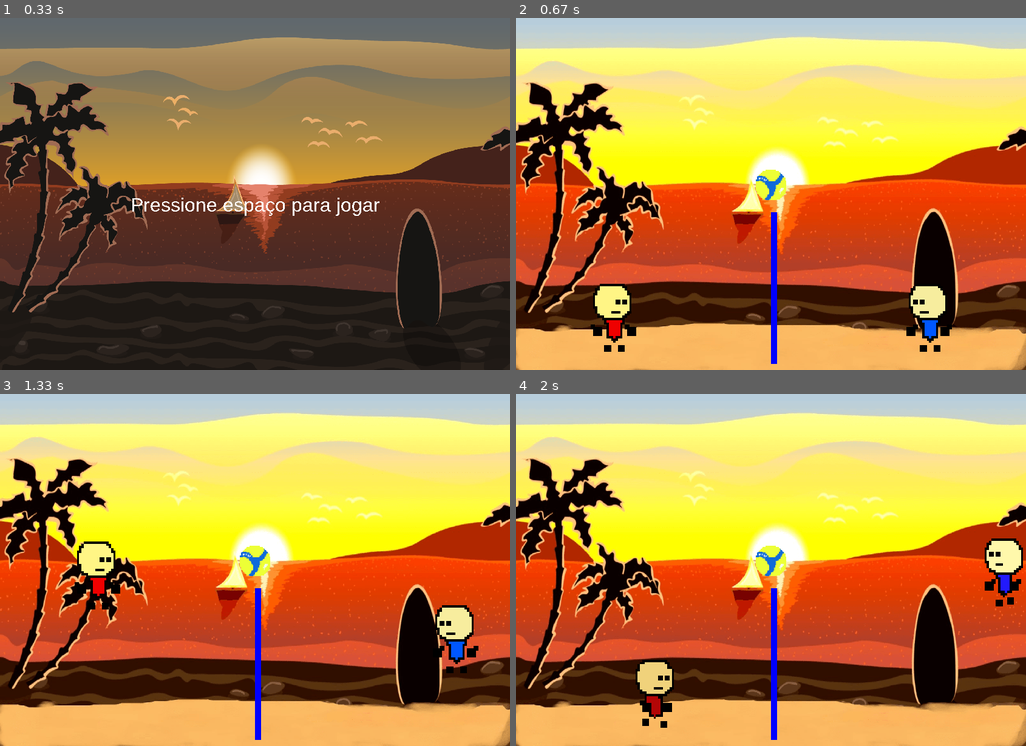
Above: before the commit, frames 1-4 (two rows, left to right).
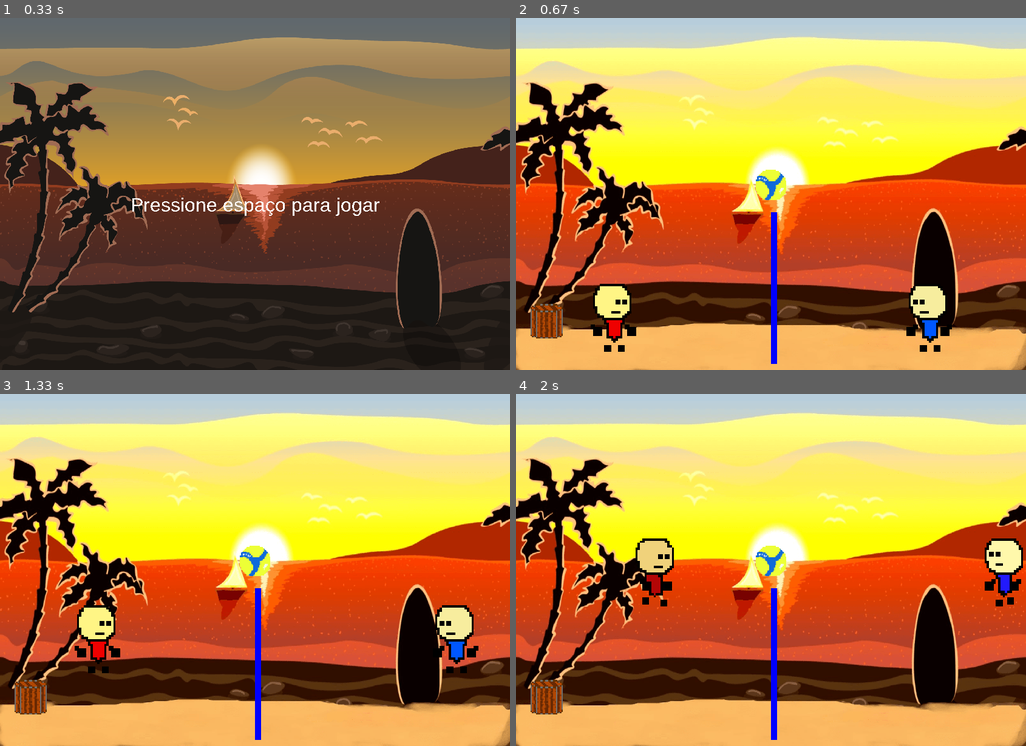
Above: after the commit, the same moments.

Repository: luiskeyd/volei-pygame
Game: pygame game, started from jogo.py
The game is run twice, just before and just after one commit, with the same random seed, the same clock (stepped at 60 frames per second) and the same inputs.
Inputs:
- Up to frame 1 (0.33 s): no input
- Up to frame 2 (0.67 s): tap Space at 0.33 s
- Up to frame 3 (1.33 s): hold Right 0.67-1.13 s; hold Up from 1.17 s (still down); hold W from 1.17 s (still down)
- Up to frame 4 (2 s): release Up at 1.47 s; release W at 1.47 s; hold Right 1.5-1.97 s; hold D 1.5-1.97 s

Frame 1 is identical in both runs. In frame 2, 0.6% of the frame differs, in the area x 2-10%, y 81-92%; in frame 3, 2.4%; in frame 4, 2.5%, in the area x 2-31%, y 41-95%.

Commit message:
implementação do barrio /  sistema de pulo  corrigido

Diff:
--- a/jogo.py
+++ b/jogo.py
@@ -20,7 +20,6 @@
         self.relogio = pygame.time.Clock() # fps do jogo
         self.esta_rodando = True # jogo aberto
         self.fonte = pygame.font.match_font(constantes.FONTE)
-        self.carregar_arquivos()
 
 
     def novo_jogo(self):
@@ -47,6 +46,9 @@
             self.jogador1.movimento(1)
             self.jogador2.movimento(2)
             self.jogador1.pular(1)
+            self.jogador2.pular(2)
+            self.jogador1.colide(self.rede_sprite)
+            self.jogador2.colide(self.rede_sprite)
             self.atualizar_sprites()
             self.desenhar_sprites()
 
@@ -62,27 +64,16 @@
     def atualizar_sprites(self):
         #atualiza sprites
         self.todas_as_sprites.update()
-        #sistema de colisao
-        self.jogador1.colide(self.rede_sprite)
-        self.jogador2.colide(self.rede_sprite)
-        #sistema de salto
-        self.jogador1.pular(1)
 
 
     def desenhar_sprites(self):
         #desenha as sprites
         self.tela.fill(constantes.PRETO) # limpa a tela
         self.imagem_de_game_play()# desenha a tela de funda da game play
+        self.BARRIO() # desenha um 'BARRRRRIIIIIIIIIO'
         self.rede_sprite.draw(self.tela) # desenha a rede
         self.todas_as_sprites.draw(self.tela) #faz oq a função fala
         pygame.display.flip() # atualiza a tela a cada frame
-
-
-    def carregar_arquivos(self):
-        #Carregar os arquivos de audio e imagem
-        diretorio_imagens = os.path.join(os.getcwd(), 'imagens')
-        self.diretorio_audios = os.path.join(os.getcwd(), 'audios')
-        self.jogo_python = os.path.join(diretorio_imagens,'imagem_de_fundo.png' )
 
 
     def mostrar_texto(self, mensagem, tamanho, cor, x, y):
@@ -96,7 +87,7 @@
 
     def mostrar_tela_inicial(self):
        #exibe imagem de fundo
-       self.imagem_de_fundo(constantes.LARGURA//2, constantes.ALTURA//2)
+       self.imagem_de_fundo()
        #exibe o texto da tela inicial
        self.mostrar_texto('Pressione espaço para jogar', 32,constantes.BRANCO, constantes.LARGURA//2, constantes.ALTURA//2)
        pygame.display.flip()
@@ -115,7 +106,7 @@
                     if event.key == pygame.K_SPACE:
                         esperando = False
 
-    def imagem_de_fundo(self,x, y):
+    def imagem_de_fundo(self):
         self.imagem_inicial = pygame.image.load(sprites.TELA_INICIAL)
         self.imagem_inicial = pygame.transform.scale(self.imagem_inicial, (constantes.LARGURA, constantes.ALTURA))
         self.rect = self.imagem_inicial.get_rect()
@@ -128,6 +119,14 @@
         self.rect = self.imagem_gameplay.get_rect()
         self.rect.topleft = (0, 0)
         self.tela.blit(self.imagem_gameplay, self.rect)
+
+
+    def BARRIO(self):
+        self.barrio = pygame.image.load(sprites.BARRIO)
+        self.barrio = pygame.transform.scale(self.barrio, (70,70))
+        self.rect = self.barrio.get_rect()
+        self.rect.midtop = (50,460)
+        self.tela.blit(self.barrio, self.rect)
 
 
     def mostrar_tela_final(self):
--- a/sist_players.py
+++ b/sist_players.py
@@ -22,6 +22,7 @@
             self.rect = self.image.get_rect()
             self.rect.topleft = constantes.X_JOGADOR1, constantes.Y_JOGADOR1
             self.animar = False
+            self.pulando = False
             self.posicao_x1 = constantes.X_JOGADOR1
             self.rect.x = self.posicao_x1
 
@@ -38,13 +39,14 @@
             self.rect = self.image.get_rect()
             self.rect.topright = 620, 430
             self.animar = False
+            self.pulando = False
             self.posicao_x2 = constantes.X_JOGADOR2
             self.rect.x = self.posicao_x2
 
         self.gravidade = 1
         self.altura_salto = 20
         self.y_velocidade = 20
-        self.pulando = False
+
         #self.rect.y = constantes.Y_JOGADOR1
 
     def movimento(self, player):
@@ -82,7 +84,7 @@
                     self.animar=False
                 self.image= self.sprites[int(self.atual)]
                 self.image = pygame.transform.scale(self.image,(120,120))
-            self.pular(1)
+            #self.pular(1)
 
 
 
@@ -111,3 +113,12 @@
                 if self.y_velocidade < -self.altura_salto:
                     self.pulando = False
                     self.y_velocidade = self.altura_salto
+        else:
+            if pressionado[pygame.K_UP]:
+                self.pulando = True
+            if self.pulando:
+                self.rect.y -= self.y_velocidade
+                self.y_velocidade -= self.gravidade
+                if self.y_velocidade < -self.altura_salto:
+                    self.pulando = False
+                    self.y_velocidade = self.altura_salto
--- a/sprites.py
+++ b/sprites.py
@@ -1,5 +1,8 @@
 # sprite da bola
 BOLA = 'imagens/bola mikasa (1).png'
+
+# sprite barrio
+BARRIO ='imagens/barrio.png'
 
 # sprites do jogador 1
 J1_FRAME_1 = 'imagens/jogador1_andando.1 (1).png'
Renamed: imagens/New Piskel (1).png -> imagens/barrio.png
